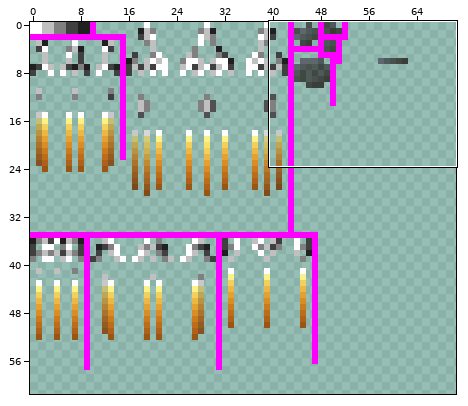
File history of a sprite sheet, spriteSheet.png. The first picture is a wide view before the edit; the outline marks the close-up.
Close-up. First the earlier version:
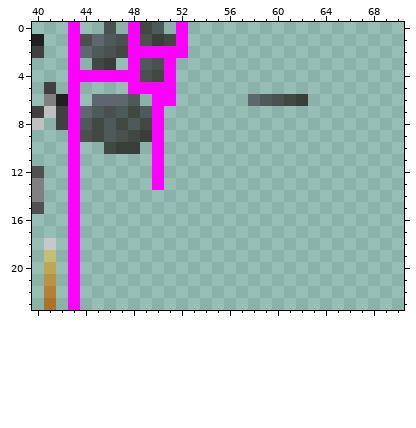
The file is 128x128 pixels. Colours within 5 levels of each other are drawn and written as one. Shown: x 40..70, y 0..23. The wide view leaves out empty margins.
New version:
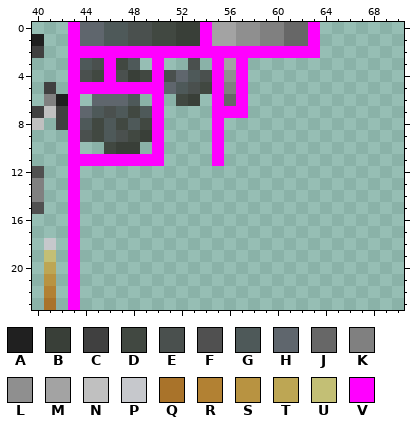
Palette (. is transparent): A #202020  B #393f38  C #404040  D #414841  E #4a504e  F #505050  G #4e5959  H #5f666d  J #676767  K #808080  L #8f8f8f  M #a3a3a3  N #c0c0c0  P #c6c8cc  Q #a9732a  R #b28133  S #b89341  T #bda654  U #c3bf75  V #ff00ff
Change:
Changed rows in their new state; - is an unchanged pixel.
first column x 44:
 0 HHGGEEDDBBVMMLLKKJJV
 1 H--GE-D-BBVMMLLKKJJV
 2 VVVV-----VVVVVVVVVVV
 3 GEVDG.V.-E-VMV------
 4 ED-EBDVEHGEVLV------
 5 VVVV---HGEDVKV------
 6 -------.DB-VJV.....-
 7 -----------VVV------
 8 -----------V--------
 9 -----------V--------
10 -----------V--------
11 VVVVVV-----V--------
12 ------.-------------
13 ------.-------------
Pixel boxes of the changes (left, top, right, bottom) in both close-ups:
changed: (80, 22, 320, 190)
